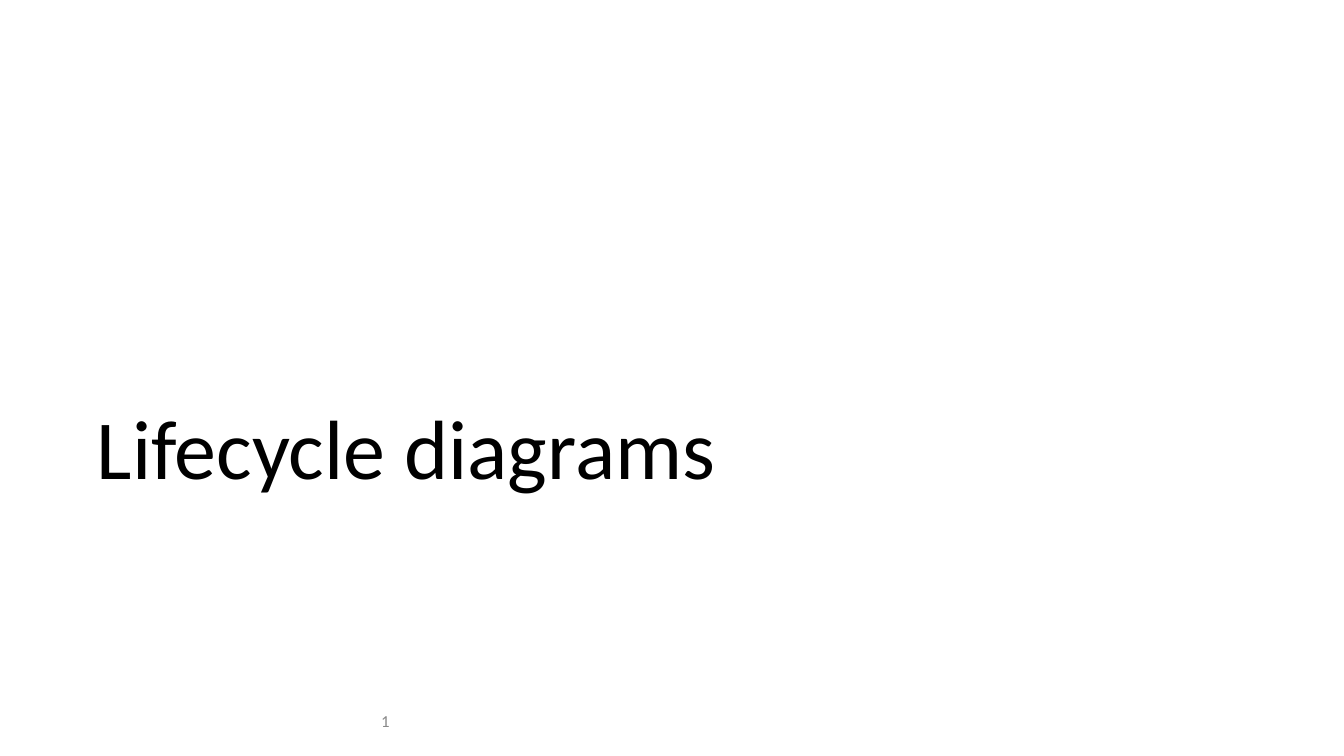
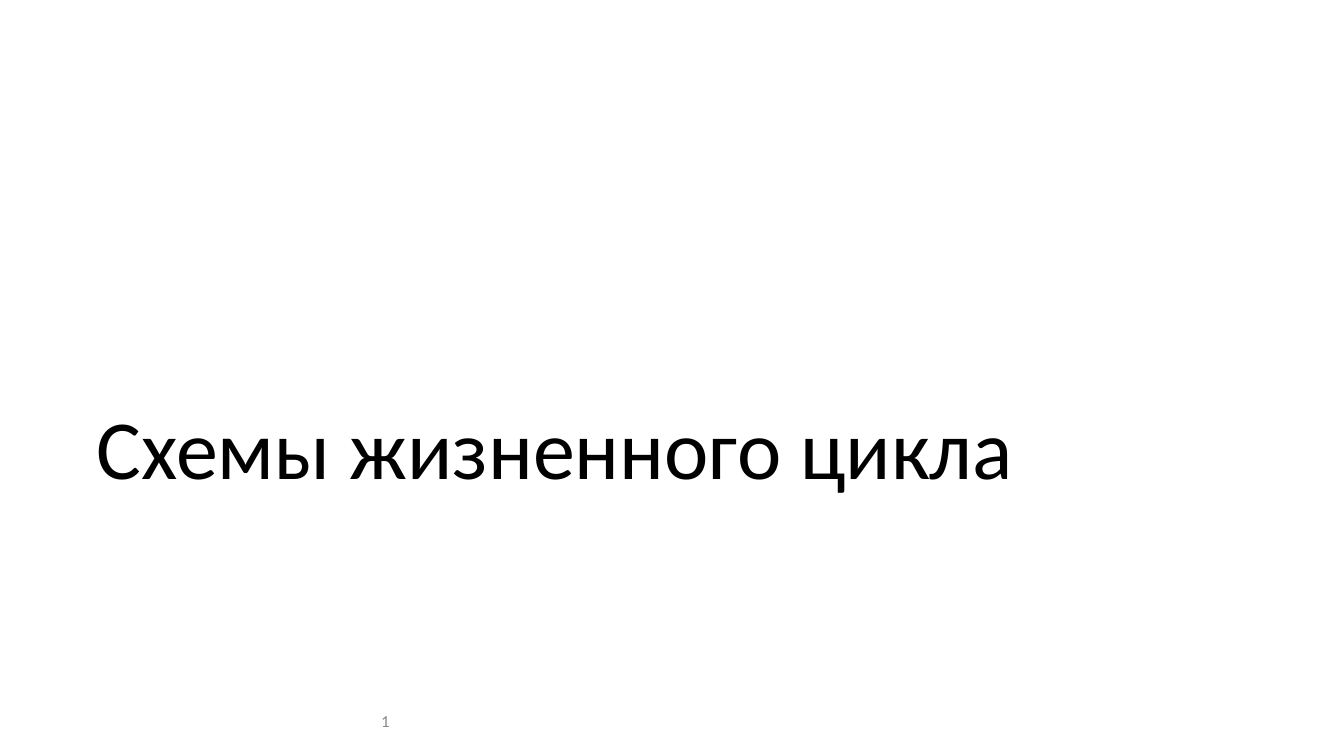
Before and after one commit to hyperledger/fabric-docs-i18n, a slide deck: slide 1 of docs/locale/ru_RU/source/lifecycle/LifecycleDiagrams.pptx. Drawn at 1344x756 pixels with LibreOffice and Linux fonts; fonts in the diff are those of the drawing. Boxes give left, top, right and bottom in pixels: in the first picture for what was removed or moved away, otherwise in the second. Text is boxed around its words. In the diff, an @@ line names an element or a change of style, - is before the commit and + after.

```diff
--- a/docs/locale/ru_RU/source/lifecycle/LifecycleDiagrams.pptx
+++ b/docs/locale/ru_RU/source/lifecycle/LifecycleDiagrams.pptx
@@ title at [97,424,1013,493]: text changed @@
-Lifecycle diagrams
+Схемы жизненного цикла
```
Also in this commit, not shown: 24 other slides changed, 31 other files.
